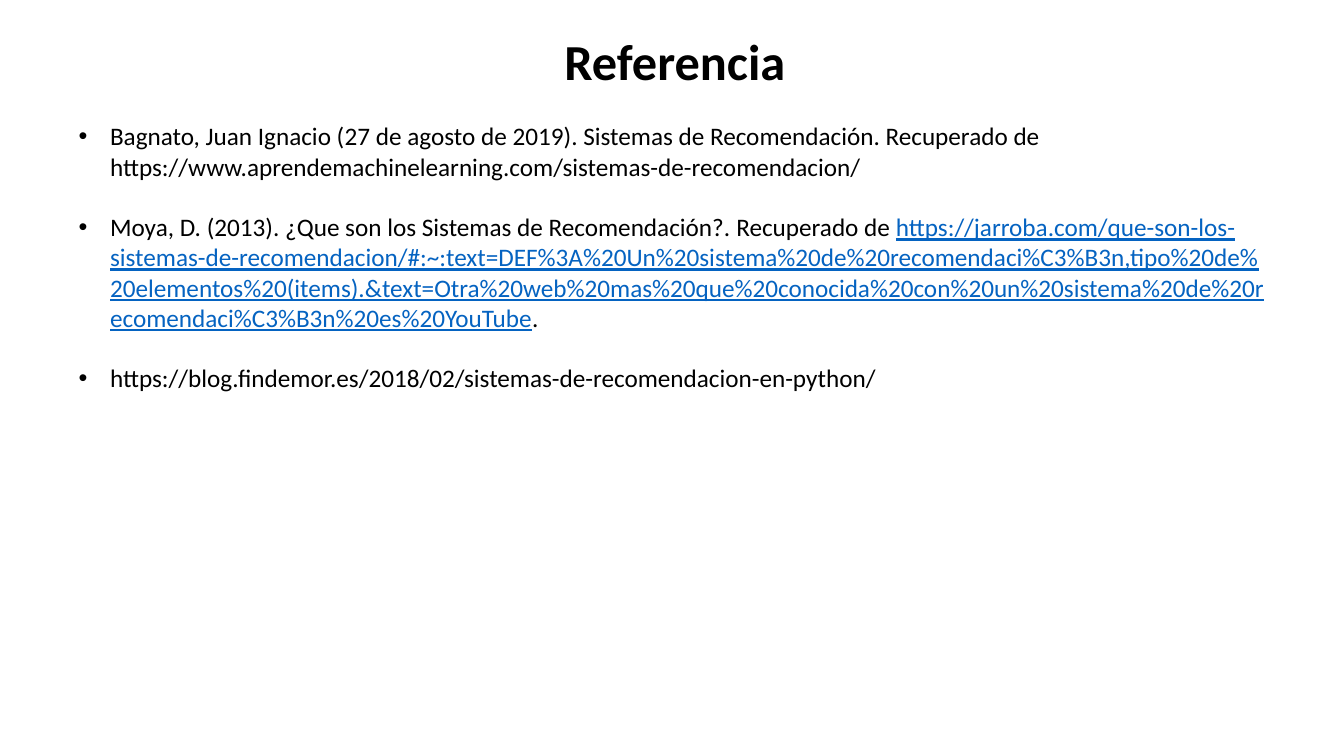
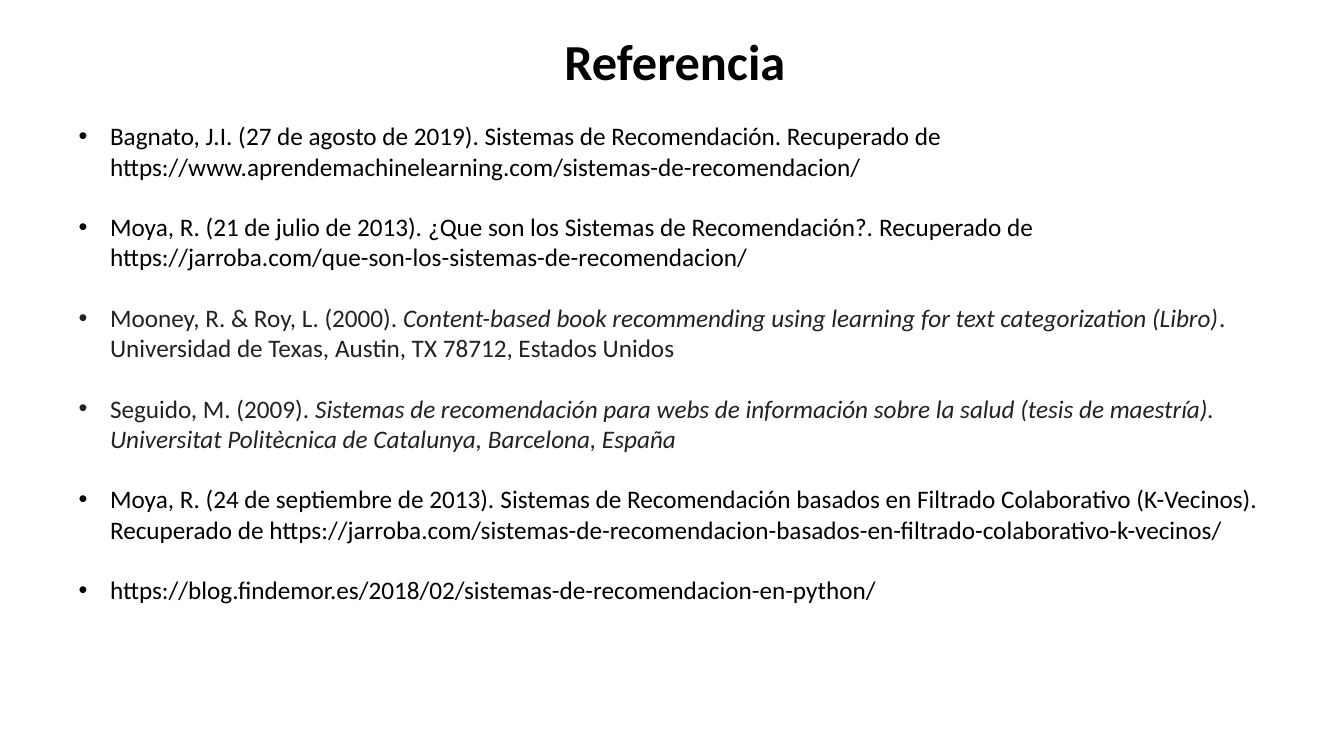
Before and after one commit to osoriopedro/um_fac_ing_semillero_IA, a slide deck: slide 22 of Sistema_Recomendacion/Presentacion_Sistema_Recomendación.pptx (slide 11 before the commit). Drawn at 1344x756 pixels with LibreOffice and Linux fonts; fonts in the diff are those of the drawing; background and template pictures are left out. Boxes give left, top, right and bottom in pixels: in the first picture for what was removed or moved away, otherwise in the second. Text is boxed around its words. In the diff, an @@ line names an element or a change of style, - is before the commit and + after.

Commit message:
Presentacion_SistemaRecomendacion_Actualizada
Se actualiza presentación sobre Sistemas de Recomendación

```diff
--- a/Sistema_Recomendacion/Presentacion_Sistema_Recomendación.pptx
+++ b/Sistema_Recomendacion/Presentacion_Sistema_Recomendación.pptx
@@ text at [110,126,1256,544]: text changed; text colour #0563C1 to #000000 @@
-• Bagnato, Juan Ignacio (27 de agosto de 2019). Sistemas de Recomendación. Recuperado de https://www.aprendemachinelearning.com/sistemas-de-recomendacion/
-• Moya, D. (2013). ¿Que son los Sistemas de Recomendación?. Recuperado de https://jarroba.com/que-son-los-sistemas-de-recomendacion/#:~:text=DEF%3A%20Un%20sistema%20de%20recomendaci%C3%B3n,tipo%20de%20elementos%20(items).&text=Otra%20web%20mas%20que%20conocida%20con%20un%20sistema%20de%20recomendaci%C3%B3n%20es%20YouTube.
+• Bagnato, J.I. (27 de agosto de 2019). Sistemas de Recomendación. Recuperado de https://www.aprendemachinelearning.com/sistemas-de-recomendacion/
+• Moya, R. (21 de julio de 2013). ¿Que son los Sistemas de Recomendación?. Recuperado de https://jarroba.com/que-son-los-sistemas-de-recomendacion/
+• Mooney, R. & Roy, L. (2000). Content-based book recommending using learning for text categorization (Libro). Universidad de Texas, Austin, TX 78712, Estados Unidos
+• Seguido, M. (2009). Sistemas de recomendación para webs de información sobre la salud (tesis de maestría). Universitat Politècnica de Catalunya, Barcelona, España
+• Moya, R. (24 de septiembre de 2013). Sistemas de Recomendación basados en Filtrado Colaborativo (K-Vecinos). Recuperado de https://jarroba.com/sistemas-de-recomendacion-basados-en-filtrado-colaborativo-k-vecinos/
```
Also in this commit, not shown: 7 other slides changed, 11 slides added.
